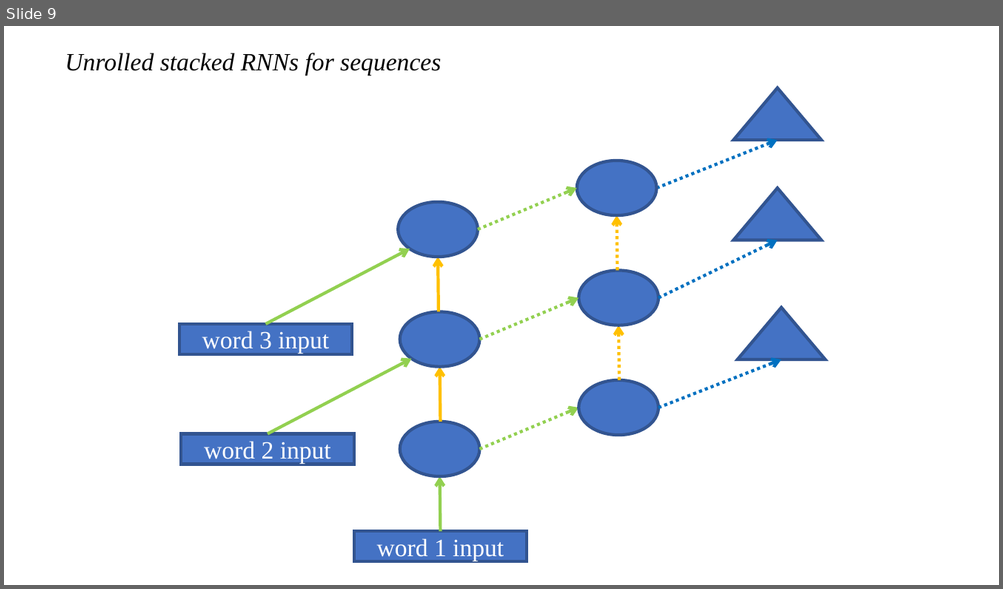
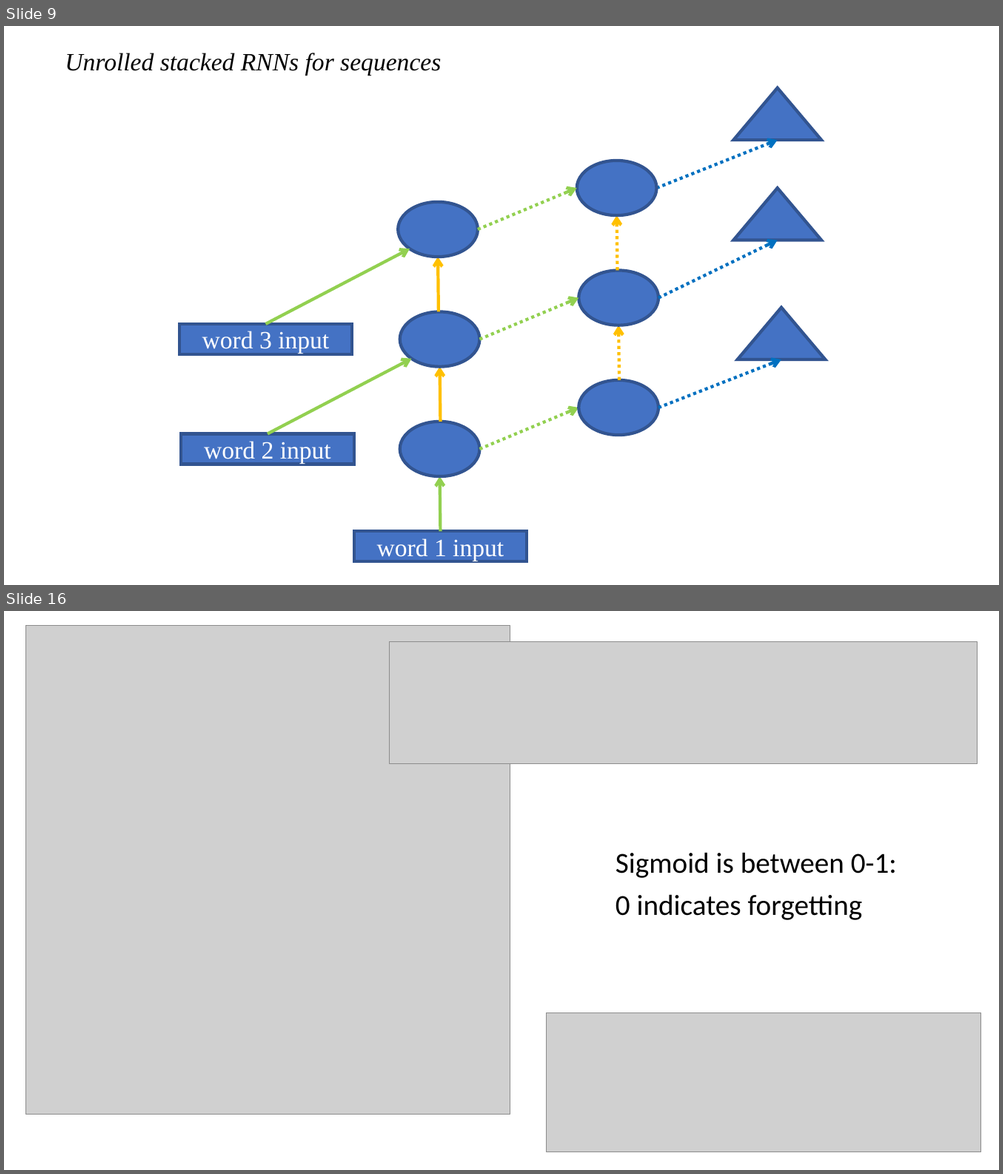
Before and after one commit to tramslegend/course-nlp, a slide deck: RNNs.pptx. Shown one above the other, each under a label of ours: slide 9 before the commit, slides 9 and 16 after it; the slides between them are not shown. The pictures are 1003x589 and 1003x1174 pixels, drawn with LibreOffice and Linux fonts; fonts in the diff are those of the drawing; grey boxes stand for pictures. Boxes give left, top, right and bottom in pixels: in the first picture for what was removed or moved away, otherwise in the second. Text is boxed around its words. In the diff, an @@ line names an element or a change of style, - is before the commit and + after.

```diff
--- a/RNNs.pptx
+++ b/RNNs.pptx
@@ slide 16 added at (4,611,999,1170), background #FFFFFF @@
@@ picture added at (25,625,510,1115) @@
@@ picture added at (390,642,978,765) @@
@@ text added at (615,852,896,920), 28 pt, text #000000 @@
+Sigmoid is between 0-1:
+0 indicates forgetting
@@ picture added at (546,1013,981,1153) @@
```
Also in this commit, not shown: 7 other slides added, 3 other files.
